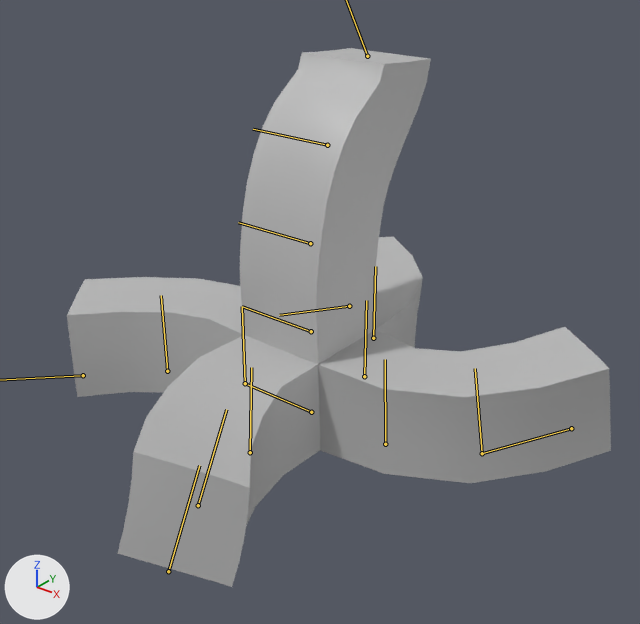
The FBX model FbxExporter/Resources/Import/wavybox.fbx: old version first, new version second.
Camera for both pictures: a 50 mm camera at (0.1064, -0.13, 0.106) aimed at (0.0057, -0.0042, 0.028). The lights are fixed; the arrows at lower left show +X, +Y and +Z. Both versions are drawn at frame 12 of the action 'Take 001'; the numbers are the values there. The bones that bend it are drawn over the model as lines.
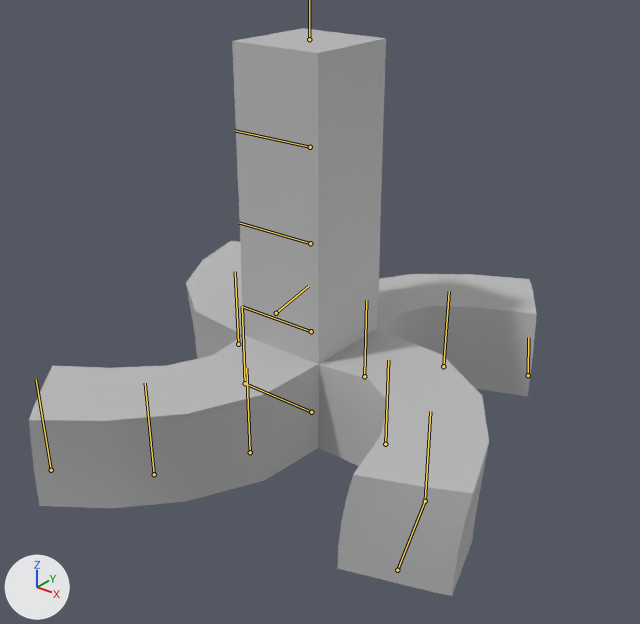
Boxes (x1, y1, x2, y2) around the edits, measured in the pictures (640 x 624 px):
'pCube1', posed (7% narrower): before (67, 48, 611, 587); after (29, 28, 537, 596)
bone 'joint4', root to tip: before (327, 145) to (253, 129); after (310, 147) to (234, 130)
bone 'joint7', root to tip: before (373, 338) to (375, 266); after (443, 366) to (449, 291)
bone 'joint10', root to tip: before (167, 371) to (161, 295); after (238, 344) to (235, 271)
bone 'joint12', root to tip: before (250, 452) to (251, 367); after (250, 452) to (246, 368)
bone 'joint13', root to tip: before (198, 505) to (226, 409); after (154, 474) to (145, 383)
bone 'joint15', root to tip: before (385, 444) to (385, 359); after (385, 444) to (388, 360)
bone 'joint16', root to tip: before (482, 453) to (475, 368); after (425, 501) to (430, 411)

What changed in the scene script:
```text
Change bone_joint3:
    where bone_joint3 = bpy.data.objects['Armature'].pose.bones['joint3']  # child of 'joint2'
    bone_joint3.rotation_quaternion: (0.988, 0.0, 0.138, 0.0) -> (1.0, 0.0, 0.0, 0.0)  # degrees (0, 16, 0) -> degrees (0, 0, 0)
Change bone_joint4:
    where bone_joint4 = bpy.data.objects['Armature'].pose.bones['joint4']  # child of 'joint3'
    bone_joint4.rotation_quaternion: (0.973, 0.0, 0.207, 0.0) -> (1.0, 0.0, 0.0, 0.0)  # degrees (0, 24, 0) -> degrees (0, 0, 0)
Change bone_joint5:
    where bone_joint5 = bpy.data.objects['Armature'].pose.bones['joint5']  # child of 'joint4'
    bone_joint5.rotation_quaternion: (0.767, 0.565, 0.0, 0.0) -> (1.0, 0.0, 0.0, 0.0)  # degrees (73, 0, 0) -> degrees (0, 0, 0)
Change bone_joint6:
    where bone_joint6 = bpy.data.objects['Armature'].pose.bones['joint6']  # child of 'joint1'
    bone_joint6.rotation_quaternion: (0.959, 0.0, 0.252, 0.0) -> (0.947, 0.0, -0.321, 0.0)  # degrees (0, 29, 0) -> degrees (0, -37, 0)
Change bone_joint7:
    where bone_joint7 = bpy.data.objects['Armature'].pose.bones['joint7']  # child of 'joint6'
    bone_joint7.rotation_quaternion: (0.969, 0.0, 0.221, 0.0) -> (0.974, 0.0, -0.227, 0.0)  # degrees (0, 26, 0) -> degrees (0, -26, 0)
Change bone_joint9:
    where bone_joint9 = bpy.data.objects['Armature'].pose.bones['joint9']  # child of 'joint1'
    bone_joint9.rotation_quaternion: (0.978, 0.0, 0.186, 0.0) -> (0.934, 0.0, -0.358, 0.0)  # degrees (0, 22, 0) -> degrees (0, -42, 0)
Change bone_joint10:
    where bone_joint10 = bpy.data.objects['Armature'].pose.bones['joint10']  # child of 'joint9'
    bone_joint10.rotation_quaternion: (0.974, 0.0, 0.202, 0.0) -> (0.953, 0.0, -0.302, 0.0)  # degrees (0, 23, 0) -> degrees (0, -35, 0)
Change bone_joint12:
    where bone_joint12 = bpy.data.objects['Armature'].pose.bones['joint12']  # child of 'joint1'
    bone_joint12.rotation_quaternion: (0.991, -0.017, 0.119, 0.018) -> (0.967, 0.0, -0.254, 0.0)  # degrees (-2, 14, 2) -> degrees (0, -29, 0)
Change bone_joint13:
    where bone_joint13 = bpy.data.objects['Armature'].pose.bones['joint13']  # child of 'joint12'
    bone_joint13.rotation_quaternion: (0.97, -0.104, 0.177, 0.075) -> (0.98, 0.0, -0.2, 0.0)  # degrees (-11, 21, 7) -> degrees (0, -23, 0)
Change bone_joint15:
    where bone_joint15 = bpy.data.objects['Armature'].pose.bones['joint15']  # child of 'joint1'
    bone_joint15.rotation_quaternion: (0.969, 0.0, 0.217, 0.019) -> (0.958, 0.0, -0.288, 0.0)  # degrees (1, 25, 2) -> degrees (0, -33, 0)
Change bone_joint16:
    where bone_joint16 = bpy.data.objects['Armature'].pose.bones['joint16']  # child of 'joint15'
    bone_joint16.rotation_quaternion: (0.957, 0.0, 0.235, 0.056) -> (0.947, 0.0, -0.322, 0.0)  # degrees (2, 28, 7) -> degrees (0, -38, 0)
```
